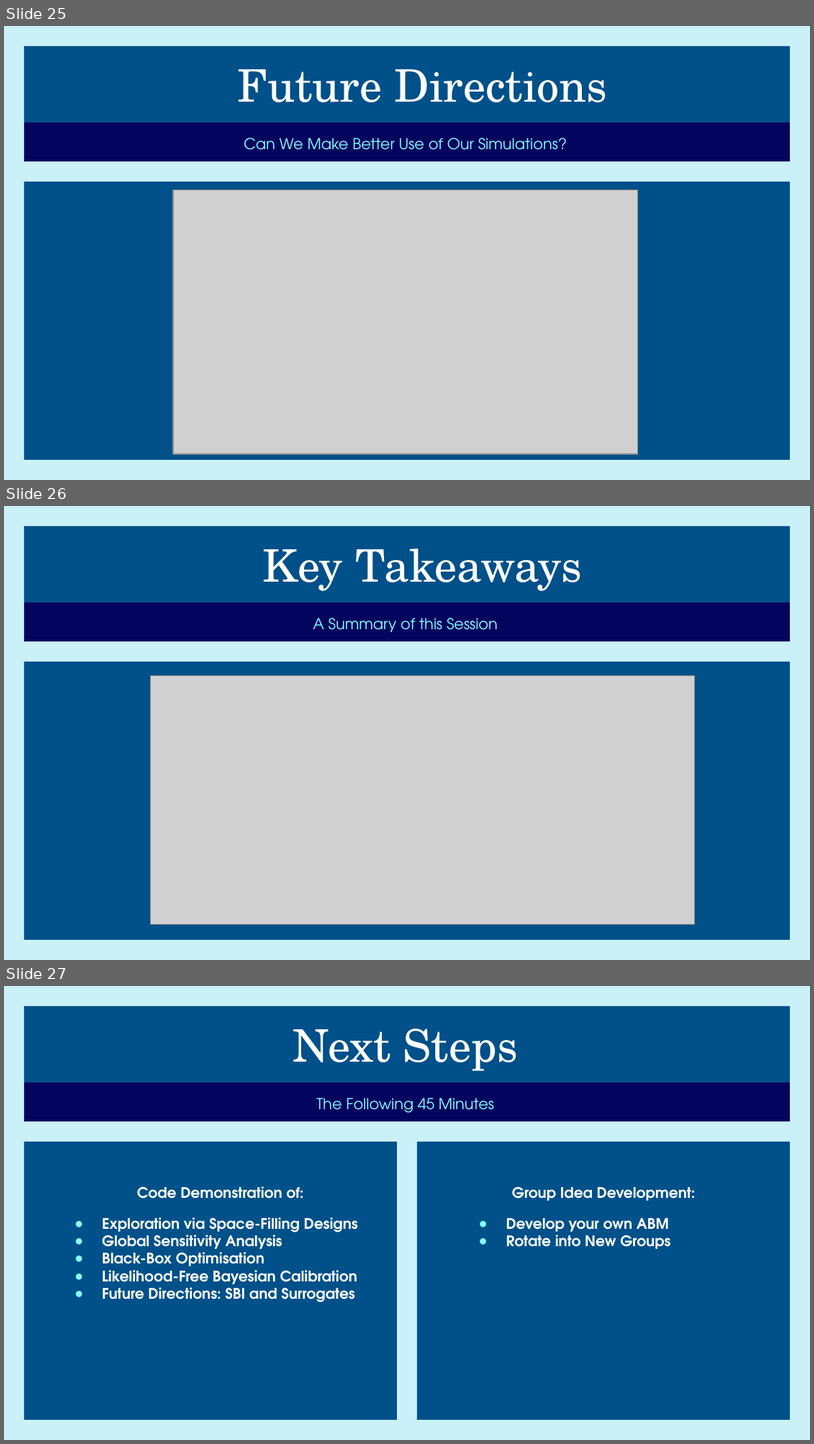
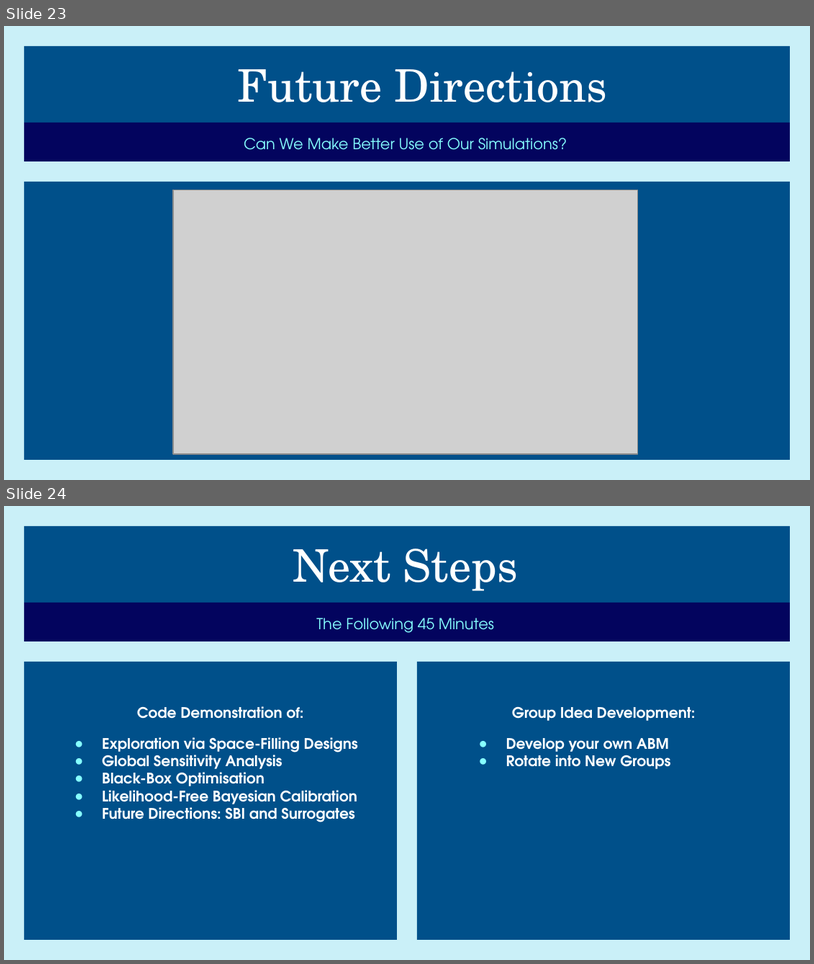
Before and after one commit to JBris/calibrating-abms-workshop, a slide deck: presentations/tpm/calibrating_abms_jbristow.pptx. Shown one above the other, each under a label of ours: slides 25, 26 and 27 before the commit, slides 23 and 24 after it. The pictures are 814x1444 and 814x964 pixels, drawn with LibreOffice and Linux fonts; fonts in the diff are those of the drawing; grey boxes stand for pictures. Boxes give left, top, right and bottom in pixels: in the first picture for what was removed or moved away, otherwise in the second. Text is boxed around its words. In the diff, an @@ line names an element or a change of style, - is before the commit and + after.

```diff
--- a/presentations/tpm/calibrating_abms_jbristow.pptx
+++ b/presentations/tpm/calibrating_abms_jbristow.pptx
@@ slide 26 removed at bbox=[4, 506, 810, 960], background #CAF0F8; not listed: 3 template elements that a slide beside it also shows @@
@@ title removed at bbox=[263, 548, 582, 591] @@
-Key Takeaways
@@ subtitle removed at bbox=[313, 618, 498, 632] @@
-A Summary of this Session
@@ picture removed at bbox=[151, 676, 695, 924] @@
@@ what was slide 25 is now slide 23 @@
@@ what was slide 27 is now slide 24 @@
```
Also in this commit, not shown: 4 slides changed, 1 slide added, 3 other slides removed, 2 other files.
